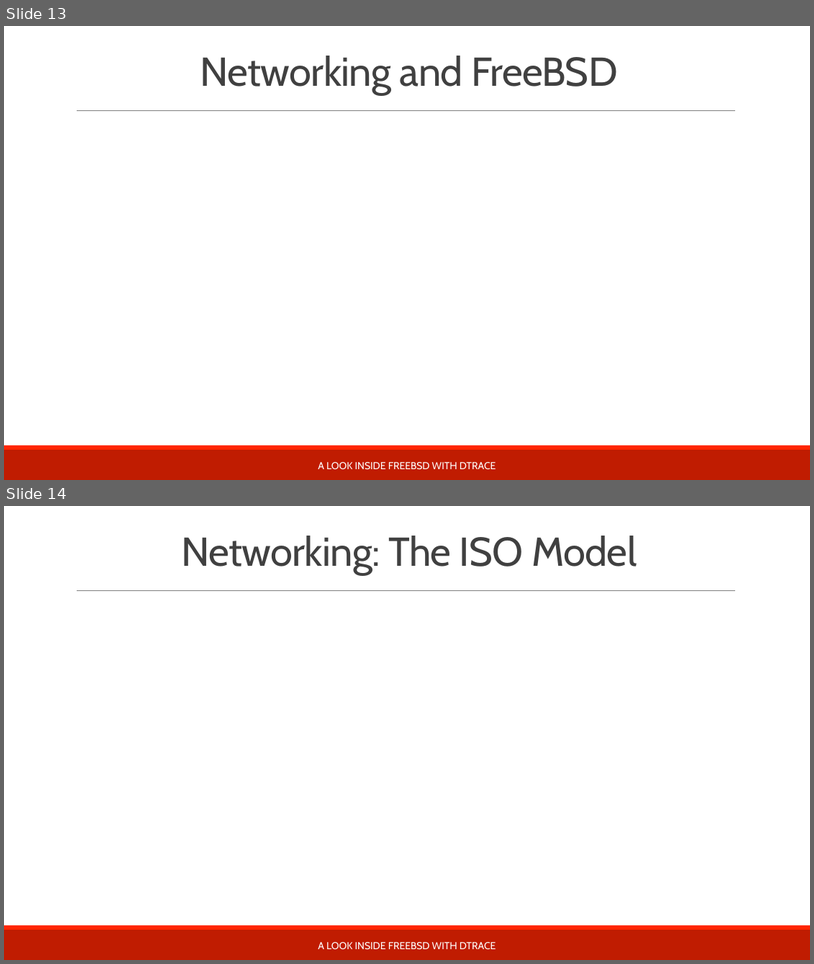
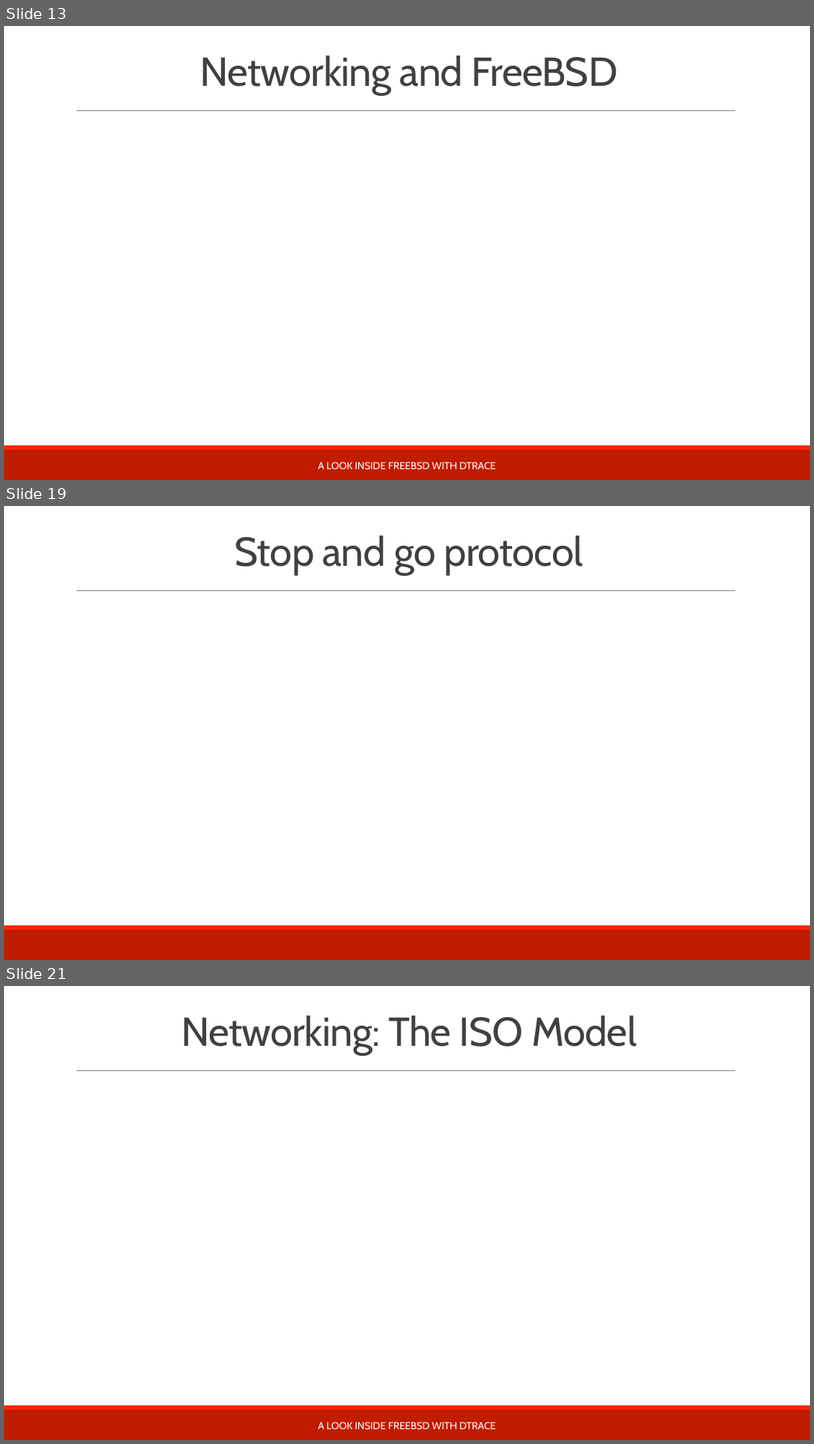
Before and after one commit to teachbsd/course, a slide deck: undergraduate/lectures/lecture3-communication.pptx. Shown one above the other, each under a label of ours: slides 13 and 14 before the commit, slides 13, 19 and 21 after it; the slides between them are not shown. The pictures are 814x964 and 814x1444 pixels, drawn with LibreOffice and Linux fonts; fonts in the diff are those of the drawing; background and template pictures are left out. Boxes give left, top, right and bottom in pixels: in the first picture for what was removed or moved away, otherwise in the second. Text is boxed around its words. In the diff, an @@ line names an element or a change of style, - is before the commit and + after.

Commit message:
Update lectures with correct titles. Add outline of latency discussion to communication lecture

```diff
--- a/undergraduate/lectures/lecture3-communication.pptx
+++ b/undergraduate/lectures/lecture3-communication.pptx
@@ slide 19 added at [4,506,810,960], background #FFFFFF; not listed: 3 template elements that a slide beside it also shows @@
@@ title added at [235,536,584,575], 48 pt, text #404040 @@
+Stop and go protocol
@@ what was slide 14 is now slide 21 @@
```
Also in this commit, not shown: 1 slide changed, 6 other slides added, 1 other file.
